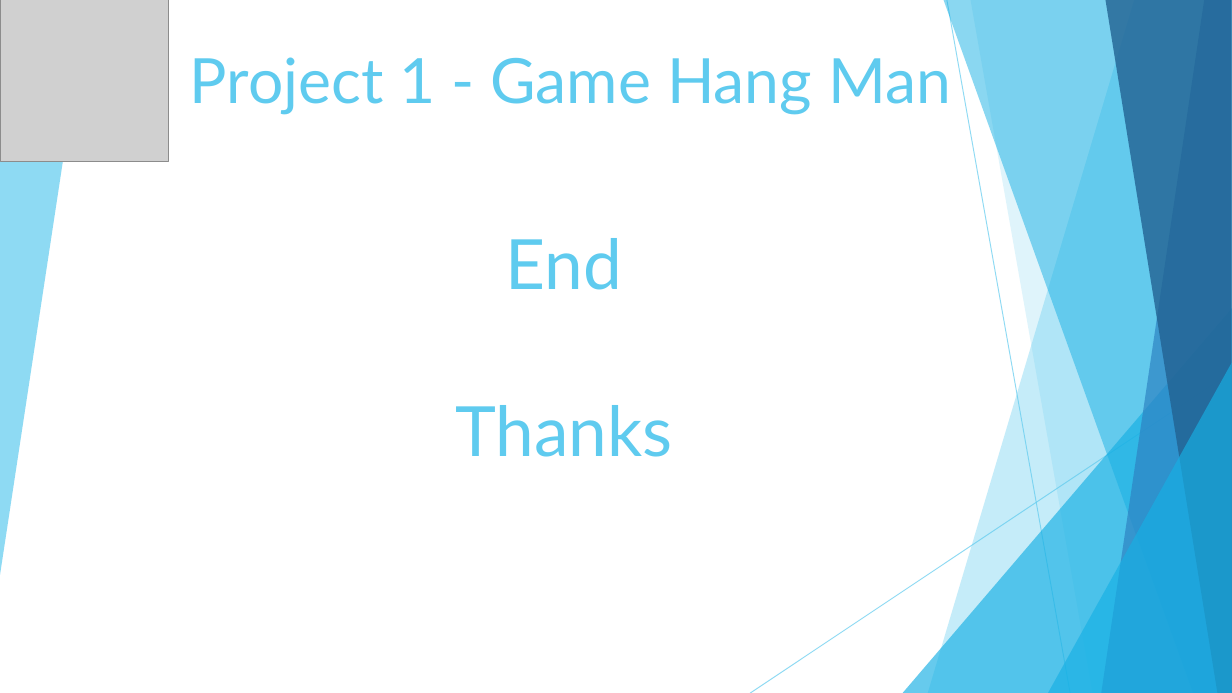
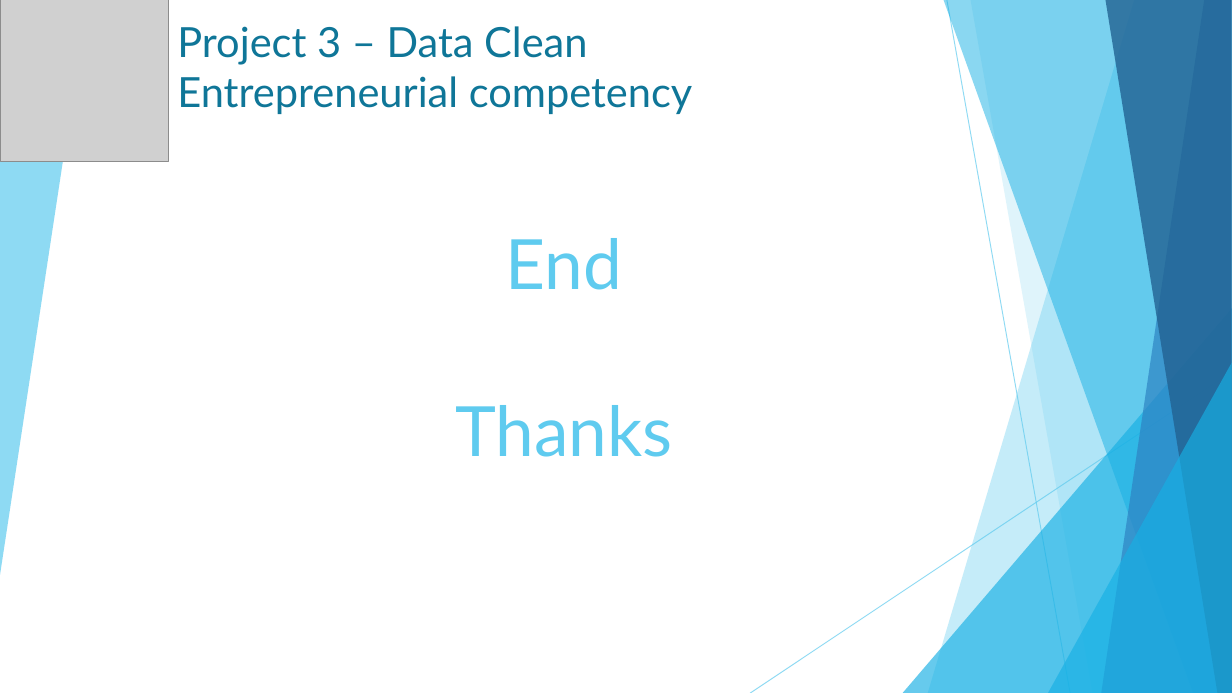
Before and after one commit to Edgart371/Project-3-Clean-Data-Entrepreneurial-Competency, a slide deck: slide 8 of Project3_Entrepreneurial competency .pptx (slide 9 before the commit). Drawn at 1232x693 pixels with LibreOffice and Linux fonts; fonts in the diff are those of the drawing; grey boxes stand for pictures. Boxes give left, top, right and bottom in pixels: in the first picture for what was removed or moved away, otherwise in the second. Text is boxed around its words. In the diff, an @@ line names an element or a change of style, - is before the commit and + after.

```diff
--- a/Project3_Entrepreneurial competency .pptx
+++ b/Project3_Entrepreneurial competency .pptx
@@ title at [177,26,692,114]: text changed; size 48.6 to 32.4 pt; text colour #5FCBEF to #0F7698 @@
-Project 1 - Game Hang Man
+Project 3 – Data Clean
+Entrepreneurial competency
```
Also in this commit, not shown: 4 other slides changed, 3 slides added, 4 slides removed.
